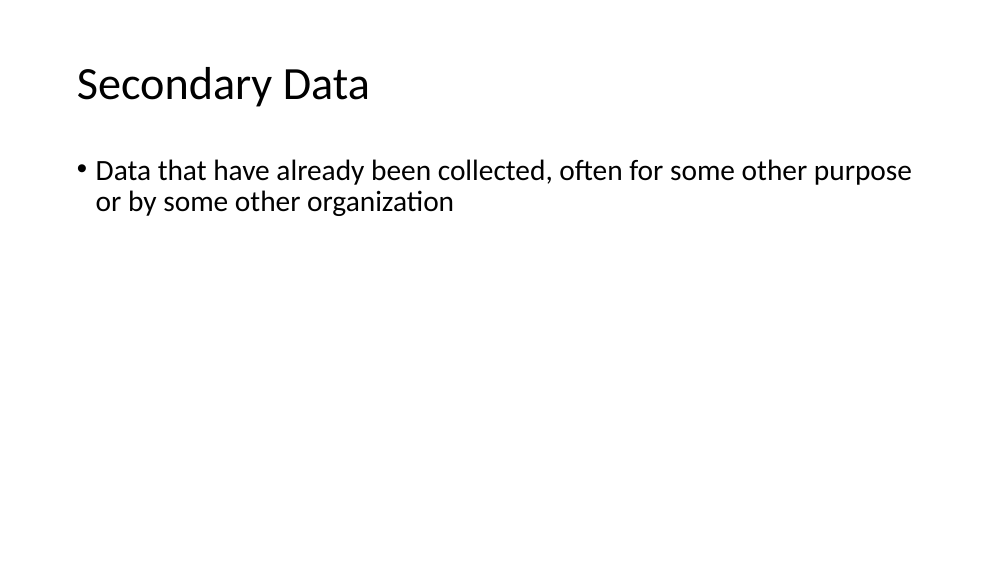
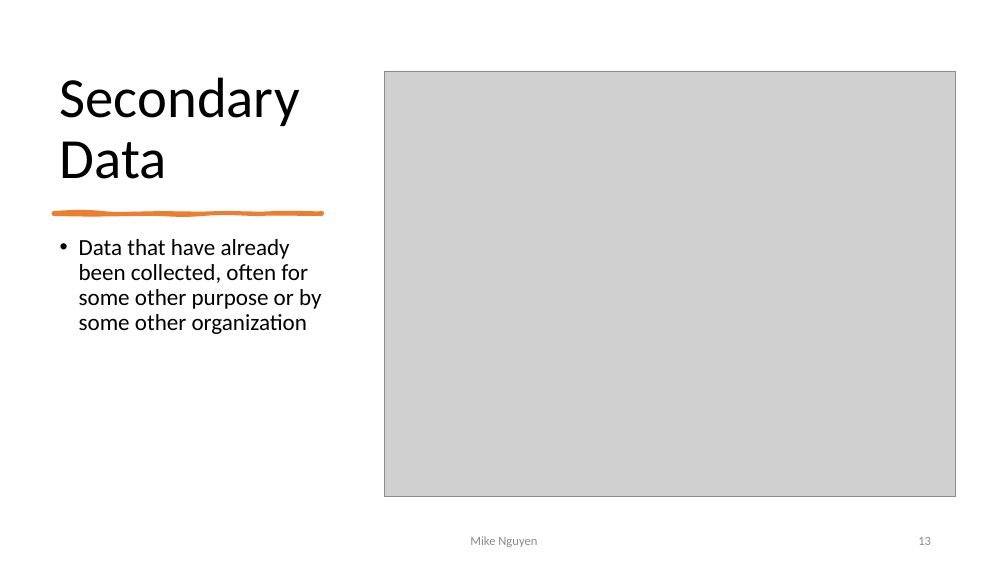
Before and after one commit to mikenguyen13/mar4050, a slide deck: slide 13 of lectures/3/Information Systems, Dashboards & Data Analytics.pptx (slide 6 before the commit). Drawn at 1008x567 pixels with LibreOffice and Linux fonts; fonts in the diff are those of the drawing; grey boxes stand for pictures. Boxes give left, top, right and bottom in pixels: in the first picture for what was removed or moved away, otherwise in the second. Text is boxed around its words. In the diff, an @@ line names an element or a change of style, - is before the commit and + after.

```diff
--- a/lectures/3/Information Systems, Dashboards & Data Analytics.pptx
+++ b/lectures/3/Information Systems, Dashboards & Data Analytics.pptx
@@ title "Secondary Data" moved from (x1=77, y1=67, x2=370, y2=107) to (x1=60, y1=77, x2=300, y2=179) @@
@@ title "Secondary Data" at (x1=60, y1=77, x2=300, y2=179): size 44 to 54 pt; vertical alignment middle to bottom @@
@@ picture added at (x1=385, y1=71, x2=956, y2=496) @@
@@ text "Data that have already been ..." moved from (x1=96, y1=159, x2=912, y2=216) to (x1=79, y1=239, x2=321, y2=334) @@
@@ text "Data that have already been ..." at (x1=79, y1=239, x2=321, y2=334): size 28 to 22 pt @@
@@ freeform shape added at (x1=53, y1=212, x2=322, y2=214), fill #ED7D31, outline #ED7D31 3 pt @@
@@ text added at (x1=470, y1=536, x2=537, y2=547), 12 pt, text #8C8C8C @@
+Mike Nguyen
@@ page number added at (x1=918, y1=537, x2=931, y2=545), 12 pt, text #8C8C8C @@
+13
```
Also in this commit, not shown: 22 other slides changed, 10 slides added, 2 slides removed, 2 other files.
